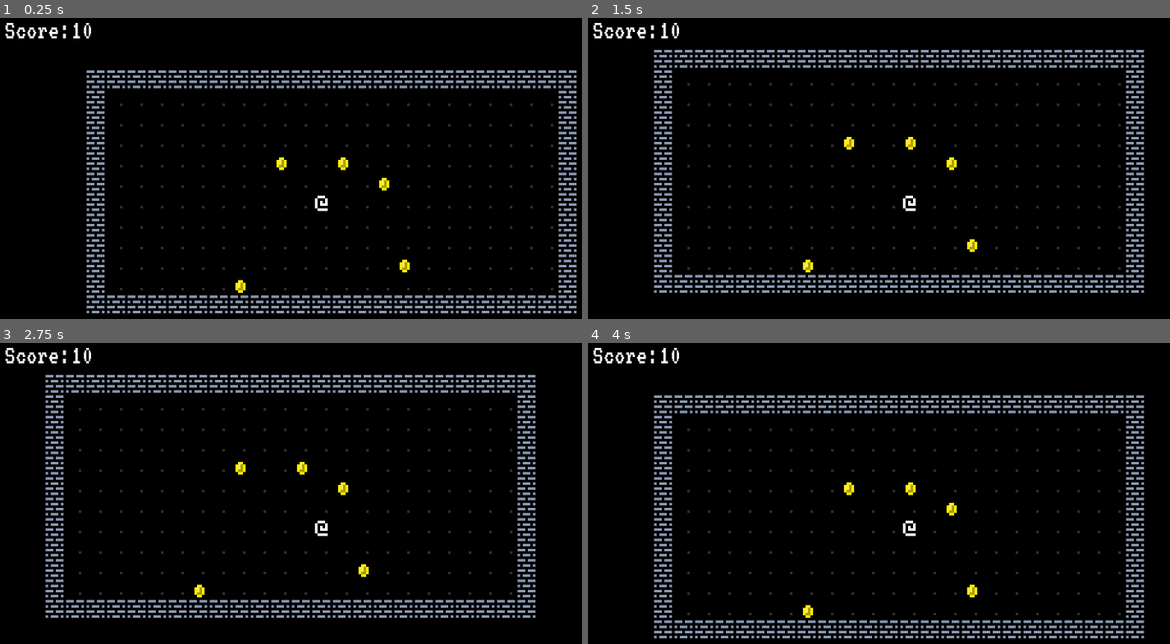
Above: before the commit, frames 1-4 (two rows, left to right).
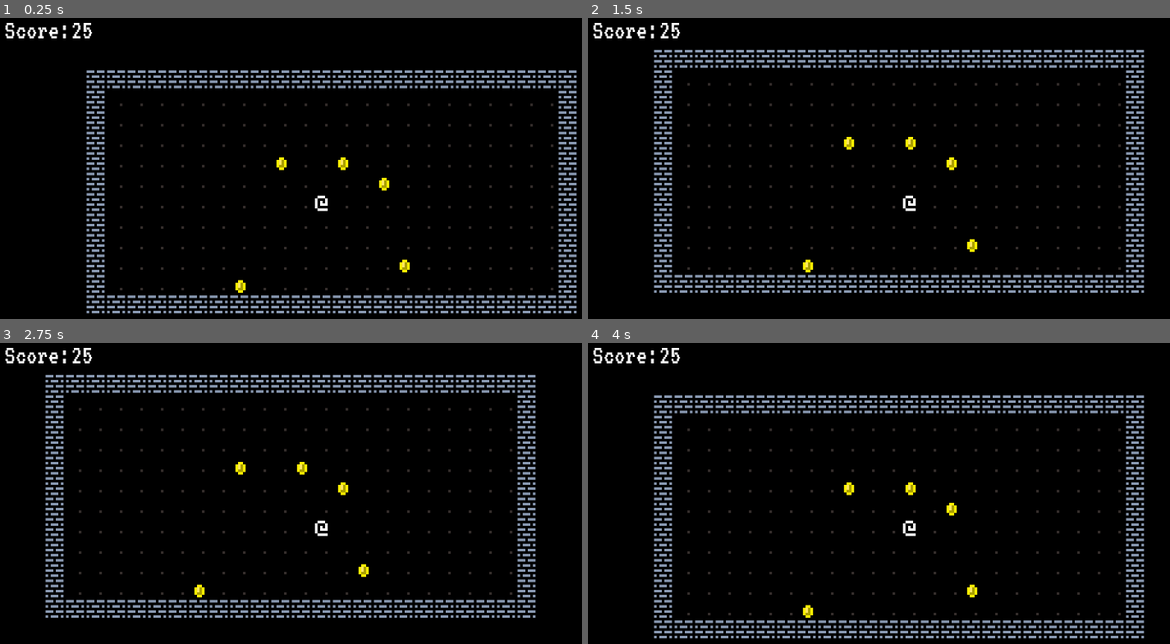
Above: after the commit, the same moments.

Repository: frankhale/godot-roguelike
Game: Godot game, scene res://scenes/Level1.tscn
The game is run twice, just before and just after one commit, with the same random seed, the same clock (stepped at 60 frames per second) and the same inputs.
Inputs:
- Up to frame 1 (0.25 s): no input
- Up to frame 2 (1.5 s): tap Enter at 0.5 s; hold Right (ui_right) 0.53-1.28 s; tap Space at 1.25 s; hold Down (ui_down) from 1.28 s (still down)
- Up to frame 3 (2.75 s): tap Enter at 2 s; release Down (ui_down) at 2.03 s; hold Right (ui_right) from 2.03 s (still down)
- Up to frame 4 (4 s): tap Space at 2.75 s; release Right (ui_right) at 2.78 s; hold Up (ui_up) 2.78-3.53 s; tap Enter at 3.5 s; hold Left (ui_left) from 3.53 s (still down)

The runs differ from the first frame. In frame 1, less than 0.1% of the frame differs, in the area x 12-16%, y 1-7%; in frame 2, less than 0.1%; in frame 3, less than 0.1%; in frame 4, less than 0.1%.

Commit message:
Expose coin value to editor

Diff:
--- a/prefabs/Coin.gd
+++ b/prefabs/Coin.gd
@@ -1,6 +1,9 @@
 extends Node2D
 
+export (int) var coin_value = 10
+
 func _on_Area2D_body_entered(body):
-	self.queue_free()
+	var parent_node = get_parent()
+	parent_node.queue_free()
 	print("player picks up coin")
-	Global.emit_signal("update_player_score", 10)
+	Global.emit_signal("update_player_score", coin_value)
--- a/prefabs/Coin.tscn
+++ b/prefabs/Coin.tscn
@@ -14,11 +14,12 @@
 texture = ExtResource( 1 )
 region_enabled = true
 region_rect = Rect2( 128, 96, 32, 32 )
-script = ExtResource( 2 )
 
 [node name="Area2D" type="Area2D" parent="."]
+script = ExtResource( 2 )
+coin_value = 25
 
 [node name="CollisionShape2D" type="CollisionShape2D" parent="Area2D"]
 shape = SubResource( 1 )
 
-[connection signal="body_entered" from="Area2D" to="Sprite" method="_on_Area2D_body_entered"]
+[connection signal="body_entered" from="Area2D" to="Area2D" method="_on_Area2D_body_entered"]
